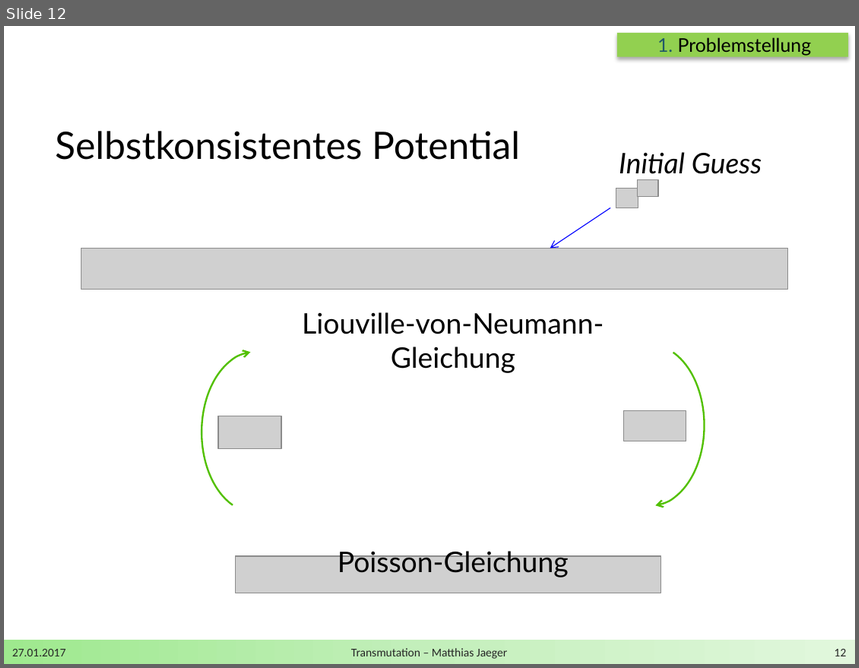
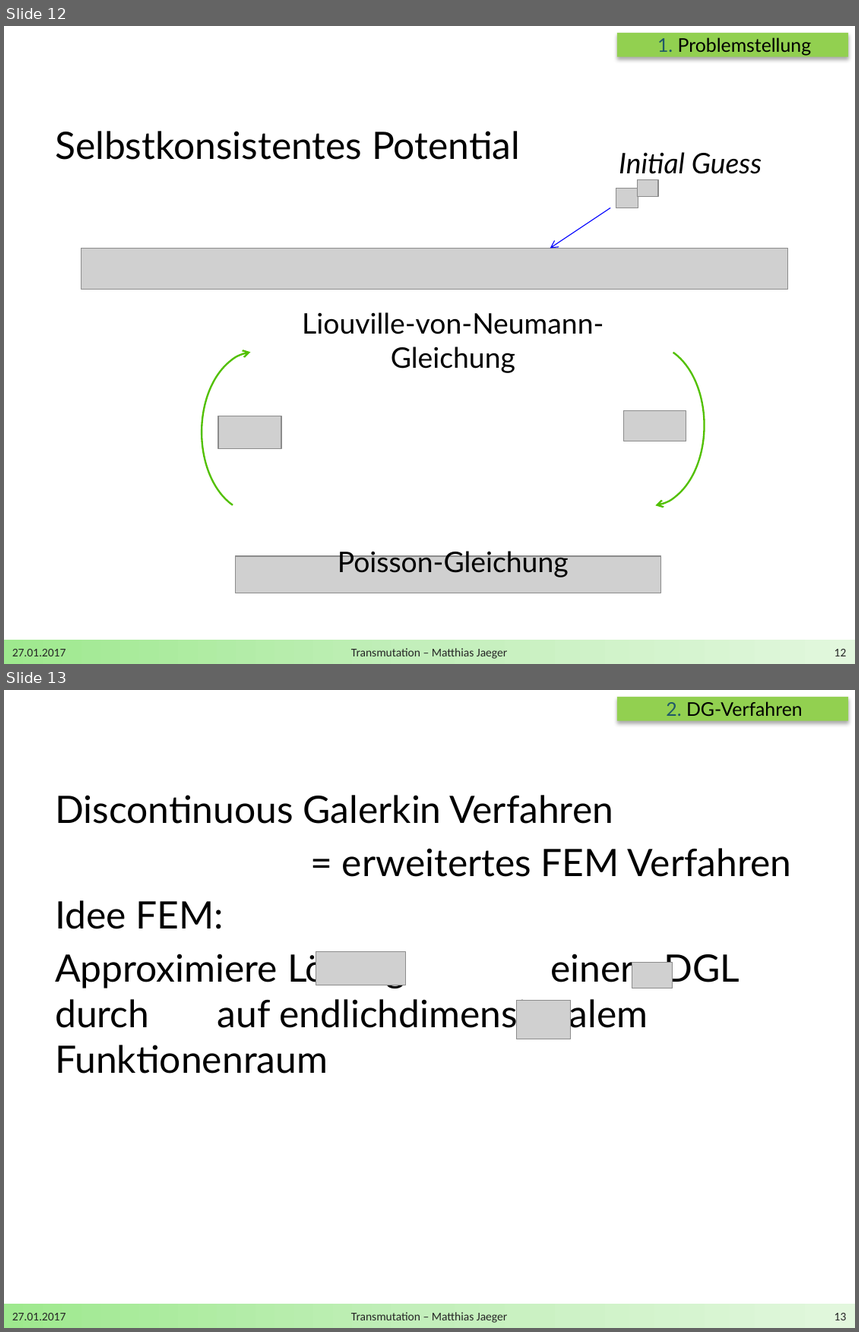
Before and after one commit to DerKleineGauss/Masterarbeit, a slide deck: Zwischenvortrag/Präsentation.pptx. Shown one above the other, each under a label of ours: slide 12 before the commit, slides 12 and 13 after it. The pictures are 859x668 and 859x1332 pixels, drawn with LibreOffice and Linux fonts; fonts in the diff are those of the drawing; grey boxes stand for pictures; background and template pictures are left out. Boxes give left, top, right and bottom in pixels: in the first picture for what was removed or moved away, otherwise in the second. Text is boxed around its words. In the diff, an @@ line names an element or a change of style, - is before the commit and + after.

```diff
--- a/Zwischenvortrag/Präsentation.pptx
+++ b/Zwischenvortrag/Präsentation.pptx
@@ slide 13 added at (4,690,855,1328), background #FFFFFF; not listed: 1 template element that a slide beside it also shows @@
@@ rectangle added at (617,697,848,721), fill #92D050 @@
@@ text added at (666,701,803,716), 16 pt, text #000000 @@
+2. DG-Verfahren
@@ text added at (55,795,791,1074), 32 pt, text #000000 @@
+Discontinuous Galerkin Verfahren
+= erweitertes FEM Verfahren
+Idee FEM:
+Approximiere Lösung einer pDGL durch auf endlichdimensionalem Funktionenraum
@@ picture added at (316,952,406,986) @@
@@ picture added at (633,962,673,989) @@
@@ picture added at (516,1000,570,1039) @@
@@ text added at (12,1313,66,1321), 10 pt, text #262626 @@
+27.01.2017
@@ text added at (351,1312,507,1323), 10 pt, text #262626 @@
+Transmutation – Matthias Jaeger
@@ page number added at (835,1313,847,1321), 10 pt, text #262626 @@
+13
```
Also in this commit, not shown: 1 other slide added, 3 other files.
